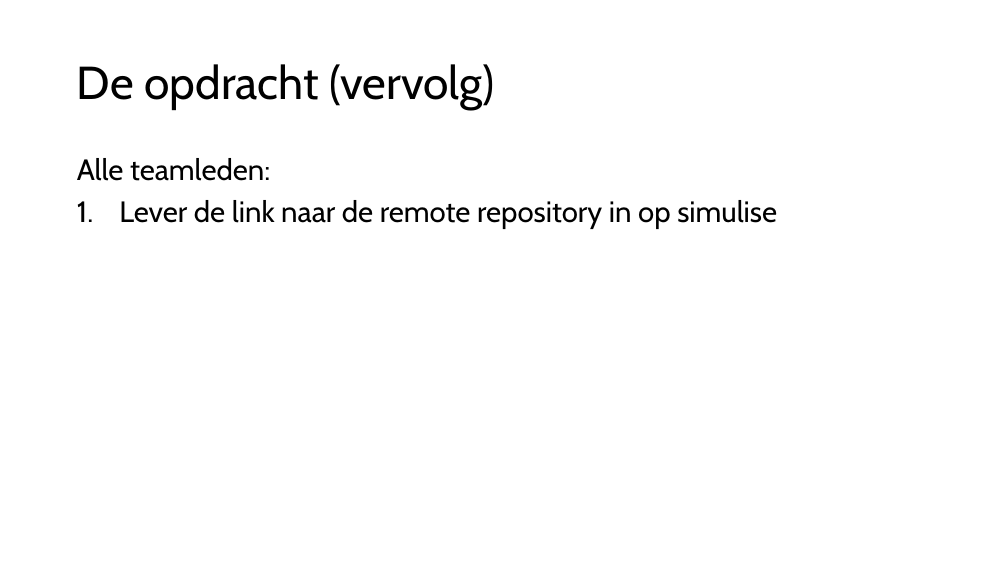
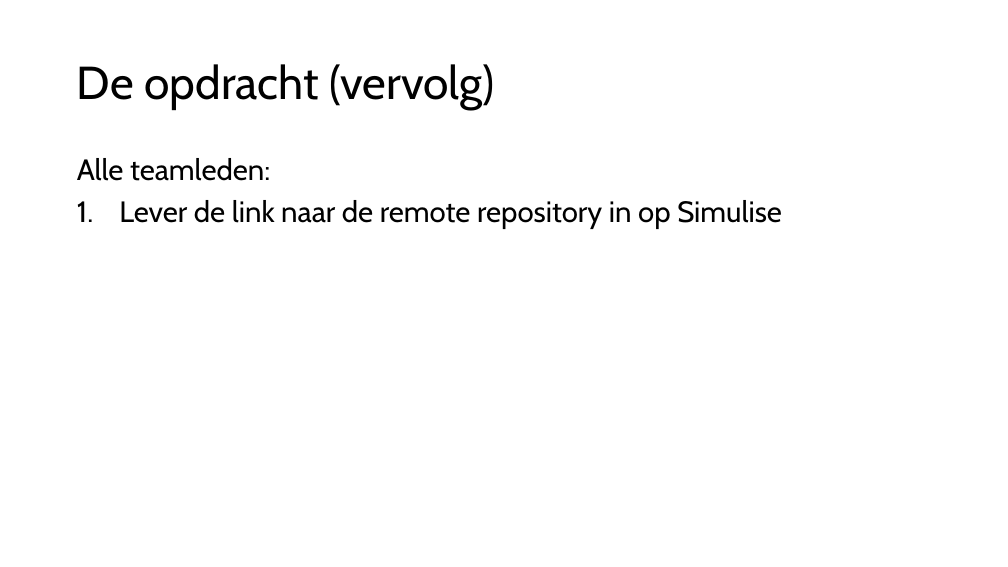
Before and after one commit to djsjollema/lessen-gamedevelopment, a slide deck: slide 11 of M2/Skill/2-Merge/2-merge.pptx (slide 10 before the commit). Drawn at 1008x567 pixels with LibreOffice and Linux fonts; fonts in the diff are those of the drawing. Boxes give left, top, right and bottom in pixels: in the first picture for what was removed or moved away, otherwise in the second. Text is boxed around its words. In the diff, an @@ line names an element or a change of style, - is before the commit and + after.

```diff
--- a/M2/Skill/2-Merge/2-merge.pptx
+++ b/M2/Skill/2-Merge/2-merge.pptx
@@ text at [119, 200, 782, 229]: text changed @@
-1. Lever de link naar de remote repository in op simulise
+1. Lever de link naar de remote repository in op Simulise
```
Also in this commit, not shown: 9 other slides changed, 1 slide added.
